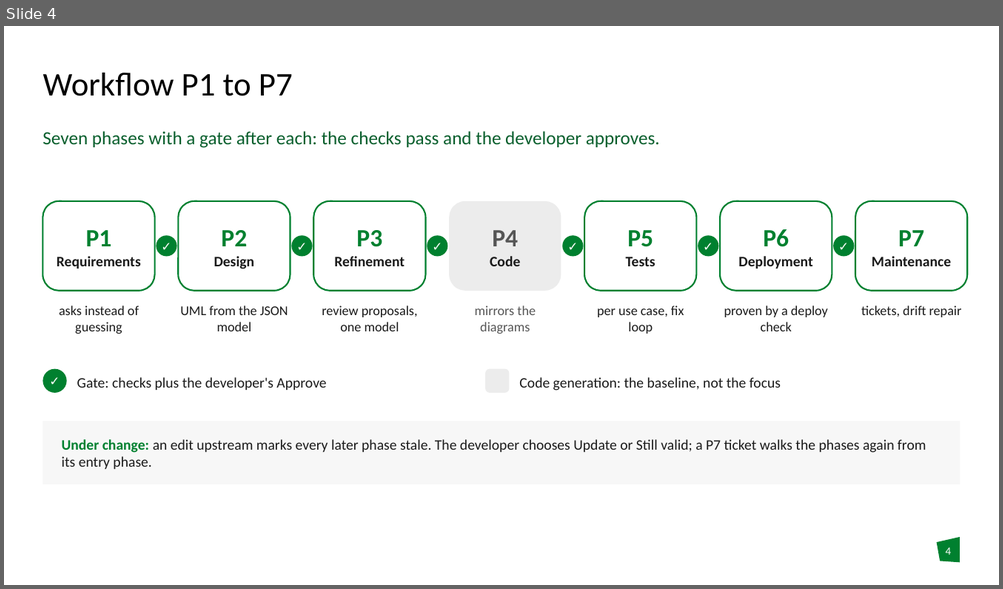
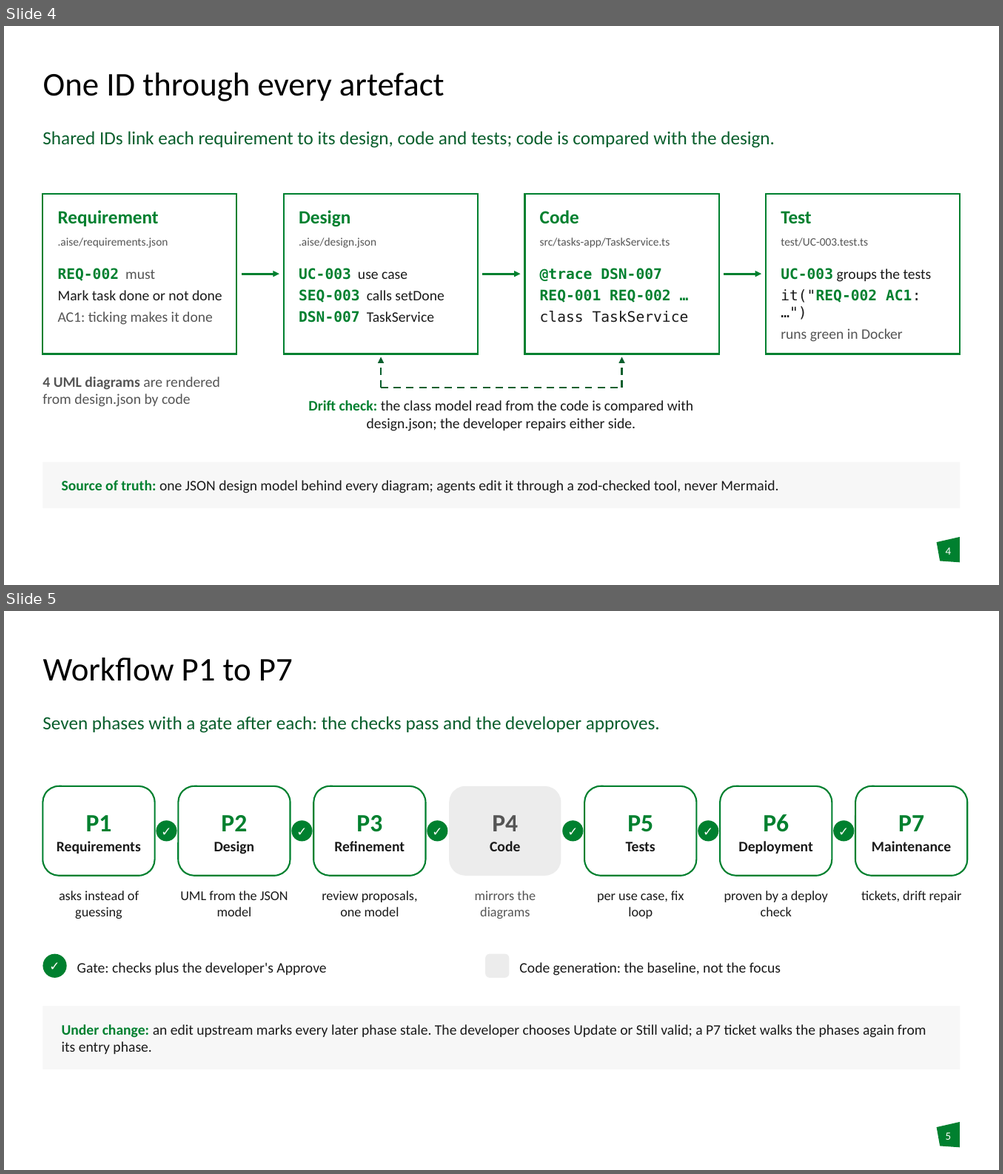
Before and after one commit to Benjam1nP/AISE, a slide deck: presentation/AISE-presentation.pptx. Shown one above the other, each under a label of ours: slide 4 before the commit, slides 4 and 5 after it. The pictures are 1003x589 and 1003x1174 pixels, drawn with LibreOffice and Linux fonts; fonts in the diff are those of the drawing; background and template pictures are left out. Boxes give left, top, right and bottom in pixels: in the first picture for what was removed or moved away, otherwise in the second. Text is boxed around its words. In the diff, an @@ line names an element or a change of style, - is before the commit and + after.

```diff
--- a/presentation/AISE-presentation.pptx
+++ b/presentation/AISE-presentation.pptx
@@ slide 4 added at bbox=[4, 26, 999, 585], background #FFFFFF; not listed: 1 template element that a slide beside it also shows @@
@@ title added at bbox=[43, 73, 444, 101], 32 pt, text #000000 @@
+One ID through every artefact
@@ text added at bbox=[42, 131, 774, 148], 18 pt, text #0A5F2D @@
+Shared IDs link each requirement to its design, code and tests; code is compared with the design.
@@ rectangle added at bbox=[42, 194, 237, 355], fill #FFFFFF, outline #00802F 1.5 pt @@
@@ rectangle added at bbox=[284, 194, 478, 355], fill #FFFFFF, outline #00802F 1.5 pt @@
@@ rectangle added at bbox=[525, 194, 719, 355], fill #FFFFFF, outline #00802F 1.5 pt @@
@@ rectangle added at bbox=[765, 194, 960, 355], fill #FFFFFF, outline #00802F 1.5 pt @@
@@ text added at bbox=[58, 210, 159, 227], 18 pt, text #00802F, bold @@
+Requirement
@@ text added at bbox=[299, 210, 350, 227], 18 pt, text #00802F, bold @@
+Design
@@ text added at bbox=[540, 210, 579, 224], 18 pt, text #00802F, bold @@
+Code
@@ text added at bbox=[780, 211, 811, 224], 18 pt, text #00802F, bold @@
+Test
@@ text added at bbox=[58, 238, 168, 248], 11 pt, text #555555 @@
+.aise/requirements.json
@@ text added at bbox=[299, 238, 376, 248], 11 pt, text #555555 @@
+.aise/design.json
@@ text added at bbox=[540, 238, 670, 248], 11 pt, text #555555 @@
+src/tasks-app/TaskService.ts
@@ text added at bbox=[780, 238, 868, 247], 11 pt, text #555555 @@
+test/UC-003.test.ts
@@ text added at bbox=[58, 268, 222, 325], 14 pt, text #555555 @@
+REQ-002 must
+Mark task done or not done
+AC1: ticking makes it done
@@ text added at bbox=[299, 268, 444, 323], 14 pt, text #1A1A1A @@
+UC-003 use case
+SEQ-003 calls setDone
+DSN-007 TaskService
@@ text added at bbox=[540, 268, 688, 323], 14 pt, text #00802F, bold @@
+@trace DSN-007
+REQ-001 REQ-002 …
+class TaskService
@@ text added at bbox=[780, 268, 931, 342], 14 pt, text #1A1A1A @@
+UC-003 groups the tests
+it("REQ-002 AC1: …")
+runs green in Docker
@@ arrow added from (242, 275) to (279, 275), #00802F 2 pt @@
@@ arrow added from (482, 275) to (521, 275), #00802F 2 pt @@
@@ arrow added from (723, 275) to (761, 275), #00802F 2 pt @@
@@ arrow added from (381, 388) to (381, 358), #0A5F2D 1.75 pt dashed @@
@@ arrow added from (622, 388) to (622, 358), #0A5F2D 1.75 pt dashed @@
@@ text added at bbox=[42, 377, 220, 407], 14 pt, text #555555 @@
+4 UML diagrams are rendered from design.json by code
@@ text added at bbox=[308, 400, 693, 432], 14 pt, text #1A1A1A @@
+Drift check: the class model read from the code is compared with design.json; the developer repairs either side.
@@ line added from (381, 388) to (622, 388), #0A5F2D 1.75 pt dashed @@
@@ rectangle added at bbox=[42, 463, 960, 508], fill #F7F7F7, 14 pt, text #1A1A1A @@
+Source of truth: one JSON design model behind every diagram; agents edit it through a zod-checked tool, never Mermaid.
@@ page number added at bbox=[945, 548, 951, 555], 10.7 pt, text #FFFFFF @@
+4
@@ what was slide 4 is now slide 5 @@
@@ page number at bbox=[945, 1133, 951, 1140]: text changed @@
-4
+5
```
Also in this commit, not shown: 1 slide changed, 2 other files.
